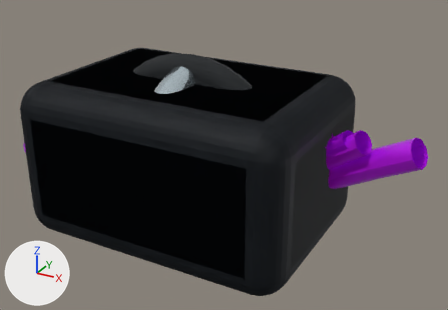
What one commit did to the glTF model android/app/src/main/assets/models/vehicle_technical_atlases/electrical/electrical_03/electrical_03.glb.
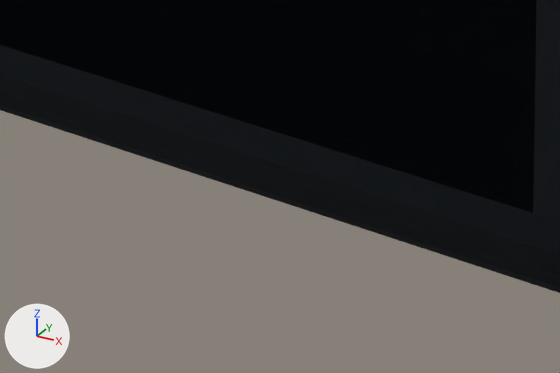
The first picture shows the older version from a camera (50 mm lens) standing at (1.164, -1.86, 0.957) and looking at (0.11, 0.056, -0.001). The close-ups show the older and then the newer version on the part from 32% to 56% of the width and 77% to 100% of the height of that picture. Only the edits that show in the close-ups are written down. The lights are fixed; the arrows at lower left show +X, +Y and +Z. Where no turn or scale is listed for an object, it has been applied to the vertices.

Objects in the first close-up: 'asset_mesh__electrical_0143__reference_body'.
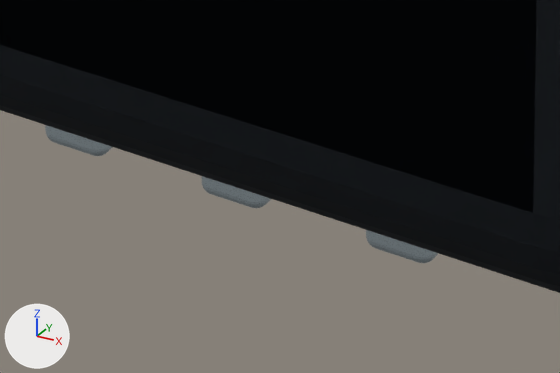
Changed parts and their boxes (x1, y1, x2, y2) in the close-ups (560 x 373 px):
'asset_mesh__electrical_0132__blade_3', added (pale blue)
    after: (366, 230, 438, 263)
'asset_mesh__electrical_0132__blade_2', added (pale blue)
    after: (201, 176, 271, 208)
'asset_mesh__electrical_0132__blade_1', added (pale blue)
    after: (45, 125, 113, 156)

What the commit changed:
Mesh me_mesh_44_1 is new.
It has 488 vertices, 972 faces and spans x -0.03..0.03, y -0.068..0.068, z -0.112..0.112.
It uses material mat_g4ed_machined_surface (pale blue #d5e5ec).
Object 'asset_mesh__electrical_0132__blade_3' (ob_asset_mesh__electrical_0132__blade_3) is new; it shows me_mesh_44_1.
Its location is (0.15, 0.0, -0.4125).
Object 'asset_mesh__electrical_0132__blade_2' (ob_asset_mesh__electrical_0132__blade_2) is new; it shows a copy of me_mesh_44_1.
Its location is (0.0, 0.0, -0.4125).
Object 'asset_mesh__electrical_0132__blade_1' (ob_asset_mesh__electrical_0132__blade_1) is new; it shows a copy of me_mesh_44_1.
Its location is (-0.15, 0.0, -0.4125).
